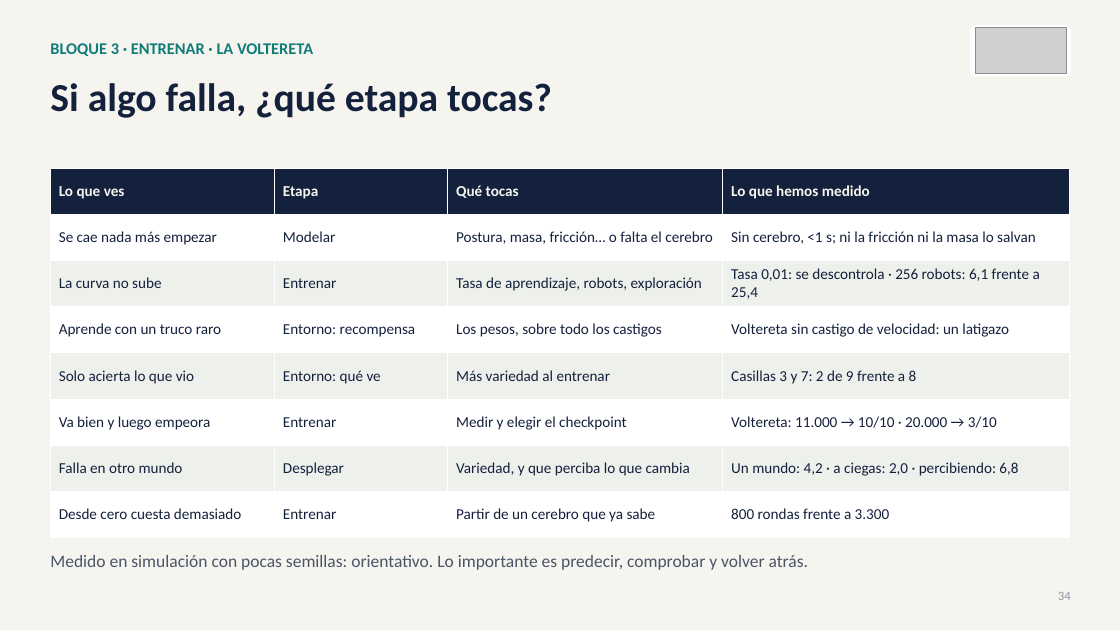
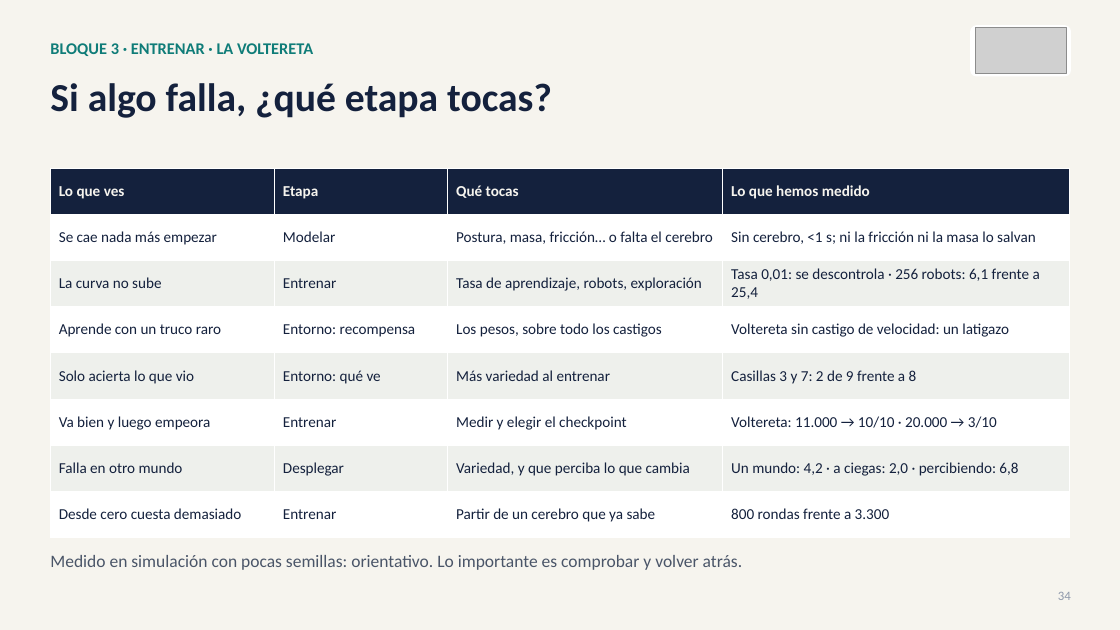
Before and after one commit to david2526IA/taller_microduck_windows, a slide deck: slide 34 of workshop-ia-fisica/presentaciones/Presentacion_03_taller_completo.pptx. Drawn at 1120x630 pixels with LibreOffice and Linux fonts; fonts in the diff are those of the drawing; grey boxes stand for pictures. Boxes give left, top, right and bottom in pixels: in the first picture for what was removed or moved away, otherwise in the second. Text is boxed around its words. In the diff, an @@ line names an element or a change of style, - is before the commit and + after.

```diff
--- a/workshop-ia-fisica/presentaciones/Presentacion_03_taller_completo.pptx
+++ b/workshop-ia-fisica/presentaciones/Presentacion_03_taller_completo.pptx
@@ text at bbox=[50, 555, 742, 570]: text changed @@
-Medido en simulación con pocas semillas: orientativo. Lo importante es predecir, comprobar y volver atrás.
+Medido en simulación con pocas semillas: orientativo. Lo importante es comprobar y volver atrás.
```
Also in this commit, not shown: 19 other slides changed, 1 slide added, 1 slide removed, 6 other files.
